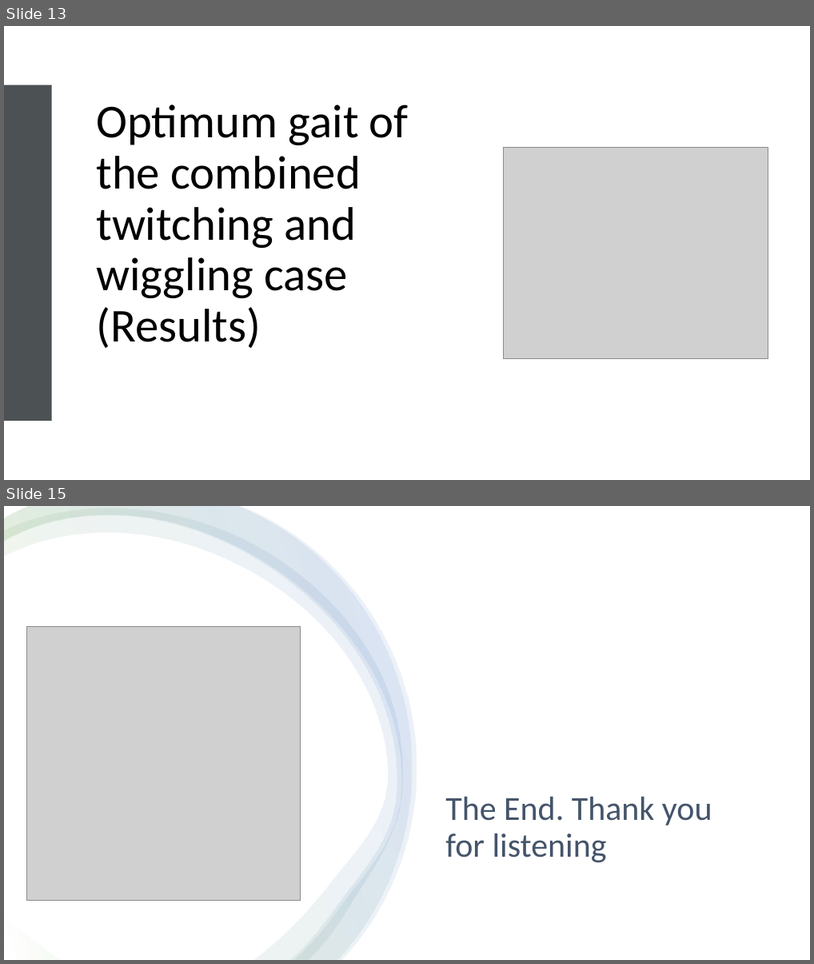
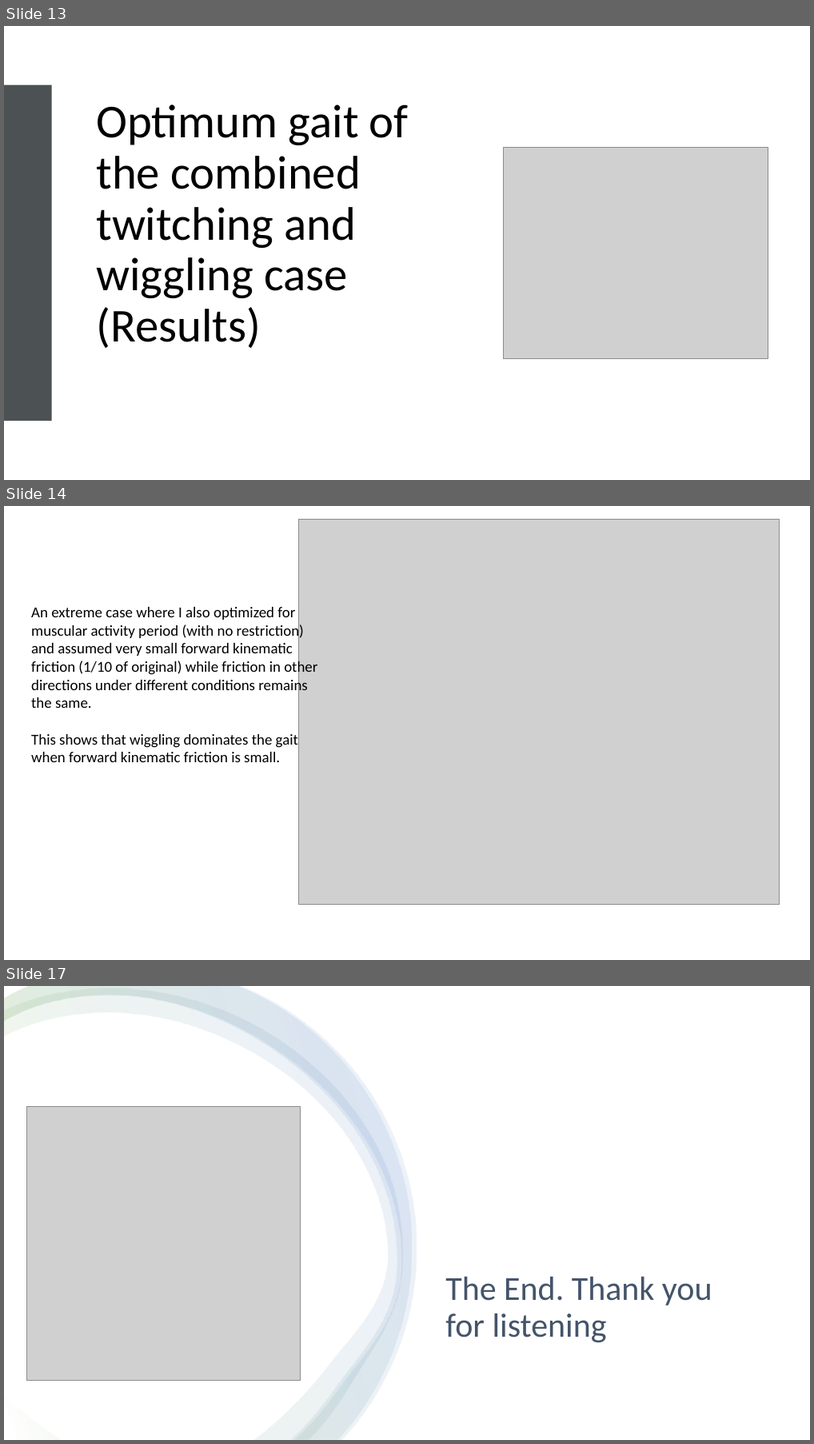
Before and after one commit to Raymond1415926/Slithering-Wiggling-Snake, a slide deck: Optimizing Gait.pptx. Shown one above the other, each under a label of ours: slides 13 and 15 before the commit, slides 13, 14 and 17 after it; the slides between them are not shown. The pictures are 814x964 and 814x1444 pixels, drawn with LibreOffice and Linux fonts; fonts in the diff are those of the drawing; grey boxes stand for pictures. Boxes give left, top, right and bottom in pixels: in the first picture for what was removed or moved away, otherwise in the second. Text is boxed around its words. In the diff, an @@ line names an element or a change of style, - is before the commit and + after.

```diff
--- a/Optimizing Gait.pptx
+++ b/Optimizing Gait.pptx
@@ slide 14 added at [4, 506, 810, 960], background #FFFFFF @@
@@ picture added at [298, 519, 780, 904] @@
@@ text added at [31, 607, 318, 762], 18 pt, text #000000 @@
+An extreme case where I also optimized for muscular activity period (with no restriction) and assumed very small forward kinematic friction (1/10 of original) while friction in other directions under different conditions remains the same.
+This shows that wiggling dominates the gait when forward kinematic friction is small.
@@ what was slide 15 is now slide 17 @@
```
Also in this commit, not shown: 1 slide changed, 1 other slide added, 3 other files.
